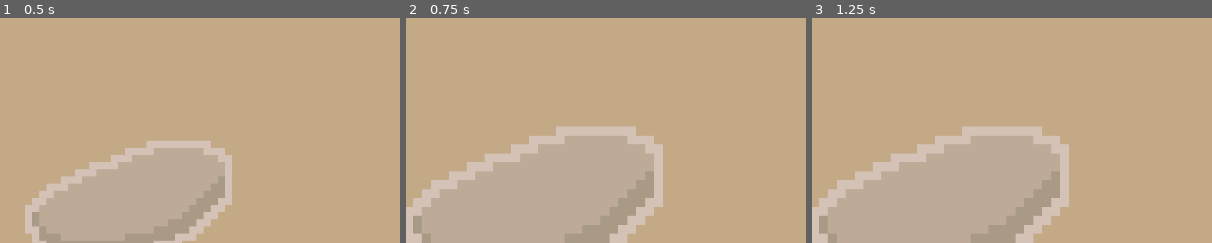
Above: before the commit, frames 1-3 (left to right).
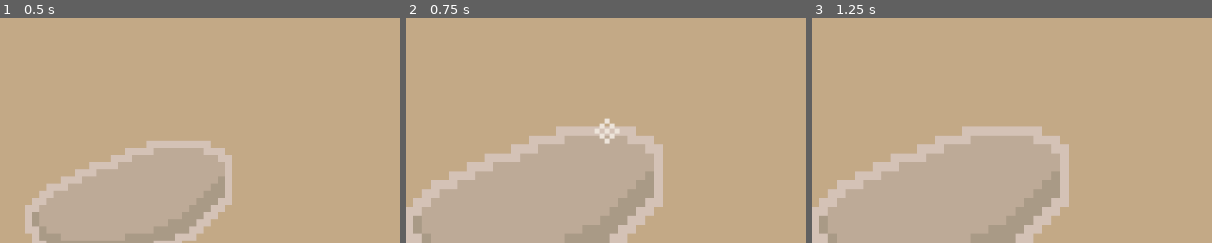
Above: after the commit, the same moments.

Repository: Warladd/Rockle
Game: Godot game, scene res://scenes/screens/game.tscn
Same seed, same stepped clock (60 frames per second), same inputs: the game is played once before the commit and once after it.
Inputs (mouse positions are % of the whole screen's width and height, from its top left):
- Up to frame 1 (0.5 s): no input
- Up to frame 2 (0.75 s): click (50, 48) at 0.5 s
- Up to frame 3 (1.25 s): no input
The pictures show only the part of the screen within x 33-83%, y 8-58%; the shares and areas given below are measured in that part.

Frame 1 is identical in both runs. In frame 2, 0.2% of the frame differs, in the area x 47-54%, y 44-56%; in frame 3, nothing differs.
Error before the commit: Invalid assignment of property or key 'texture' with value of type 'CompressedTexture2D' on a base object of type 'PackedScene'. (res://scripts/main.gd:104)

Commit message:
finished old version

Diff:
--- a/scenes/screens/game.tscn
+++ b/scenes/screens/game.tscn
@@ -7,7 +7,7 @@
 [ext_resource type="Texture2D" uid="uid://dboukh73baip7" path="res://assets/structures/click/disk_click.png" id="5_ymnav"]
 [ext_resource type="Texture2D" uid="uid://c3ciqui60acws" path="res://assets/structures/hover/disk_bigger.png" id="6_b8alq"]
 
-[node name="Game" type="Node2D" node_paths=PackedStringArray …(238 unchanged characters)… _button", "wall_label", "particle_timer")]
+[node name="Game" type="Node2D" node_paths=PackedStringArray …(238 unchanged characters)… _button", "wall_label", "particle_timer", "particle_sprite")]
 script = ExtResource("1_rdaht")
 gear_label = NodePath("Label")
 shop_label_1 = NodePath("Shop/TabContainer/Modifiers/Label")
@@ -27,6 +27,7 @@
 wall_button = NodePath("Shop/TabContainer/Structures/VBoxContainer/HBoxContainer3/WallButton")
 wall_label = NodePath("Shop/TabContainer/Structures/VBoxContainer/HBoxContainer3/Label2")
 particle_timer = NodePath("ParticleTimer")
+particle_sprite = NodePath("Sprite2D")
 
 [node name="ColorRect" type="ColorRect" parent="."]
 anchors_preset = 15
@@ -361,6 +362,8 @@
 [node name="SaveTimer" type="Timer" parent="."]
 wait_time = 60.0
 autostart = true
+
+[node name="Sprite2D" type="Sprite2D" parent="."]
 
 [connection signal="pressed" from="Shop/TabContainer/Modifiers/VBoxContainer/HBoxContainer/StraightButton" to="." method="_on_straight_button_pressed"]
 [connection signal="pressed" from="Shop/TabContainer/Modifiers/VBoxContainer/HBoxContainer2/KickButton" to="." method="_on_kick_button_pressed"]
--- a/scripts/main.gd
+++ b/scripts/main.gd
@@ -19,8 +19,7 @@
 @export var wall_button : Button
 @export var wall_label : Label
 @export var particle_timer : Timer
-
-var particle_sprite = preload("res://scenes/particle.tscn")
+@export var particle_sprite : Sprite2D
 
 # Called when the node enters the scene tree for the first time.
 func _ready() -> void:
@@ -95,6 +94,7 @@
 
 func _input(event) -> void:
 	if event.is_action_pressed("esc"):
+		SaveSystem.saving()
 		get_tree().quit(0)
 
 func _on_texture_button_pressed() -> void:
@@ -105,12 +105,6 @@
 	particle_sprite.position = Vector2(randi_range(431, 700), randi_range(156, 405))
 	particle_sprite.show()
 	particle_timer.start()
-	# var ghost: Sprite2D = ghost_scene.instantiate()
-	# get_parent().add_child(ghost)
-	# ghost.global_position = sprite.global_position
-	# ghost.flip_h = sprite.flip_h
-	# ghost.texture = ghost_jump_texture
-	# ghost.modulate = Color(0.067, 0.4, 0.671)
 
 func _on_button_pressed() -> void:
 	shop.show()
